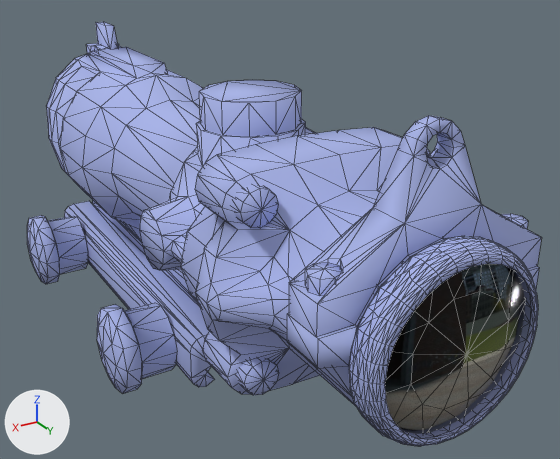
A saved change to the Blender file .workfiles/atts/atts_scopes.blend.
One viewpoint serves both versions: a 50 mm lens placed at (2.51, 5.74, 3.4), pointed at (-0.36, 0.96, 1.01). Arrows for +X, +Y and +Z are at lower left; the lights stay in place. Mesh edges are drawn as thin lines.

The first picture shows 'acog_ref'.
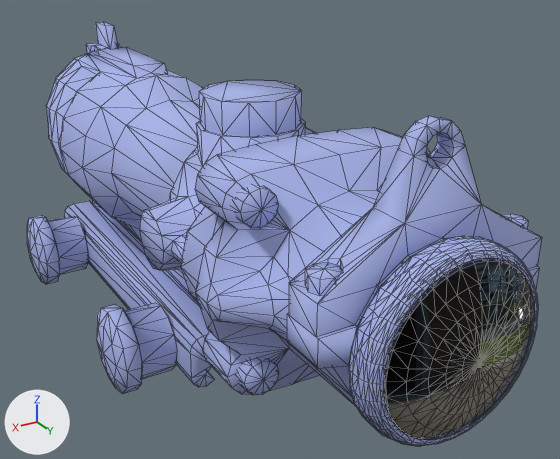
Commit message: scopes blend

The change, as a diff of the scene's bpy script:
```diff
--- a/.workfiles/atts/atts_scopes.blend.py
+++ b/.workfiles/atts/atts_scopes.blend.py
@@ me_acog_ref @@
 # used by ob_acog_ref; location = (0.062, 1.741, 1.205); scale = (1.16, 1.16, 1.16)
-me_acog_ref.from_pydata(...)  # 1465 vertices, 2616 faces; spans x -0.84..0.83, y -3.33..1.41, z -1.24..1.05
+me_acog_ref.from_pydata(...)  # 1832 vertices, 3320 faces; spans x -0.84..0.83, y -3.33..1.49, z -1.24..1.05
+# me_acog_ref part 1: the loose piece of 25 vertices spanning x -0.52..0.41, y 1.31..1.41, z -0.39..0.53 is rebuilt with 217 vertices and now spans x -0.51..0.41, y 1.36..1.49, z -0.38..0.54
 me_acog_ref.materials.append(mat_acog)
```

Where the change shows, as pixel boxes [x1, y1, x2, y2] in the pictures (560 x 459 px):
part 1 of me_acog_ref, rebuilt
    before: [385, 264, 525, 434]
    after: [383, 258, 535, 440]
